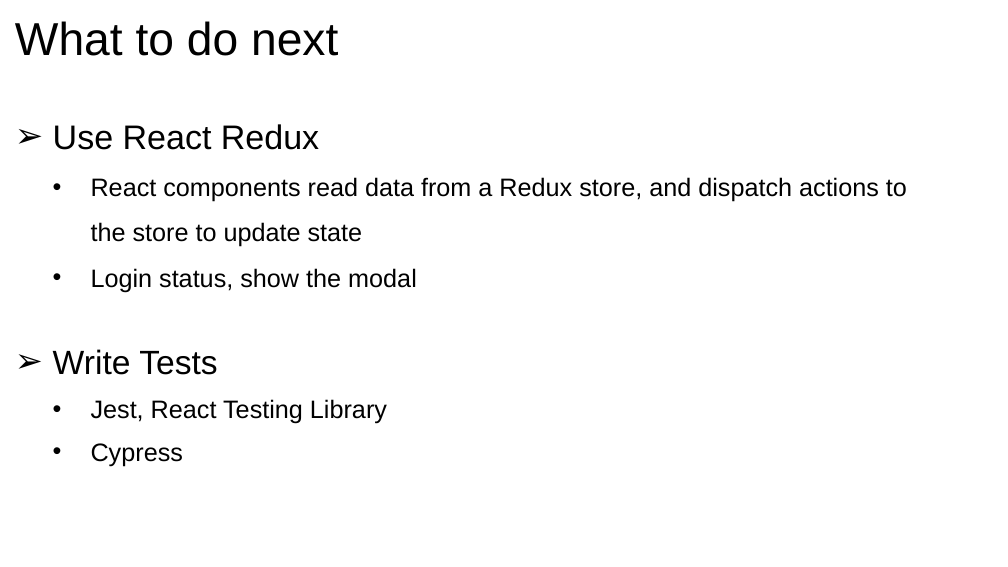
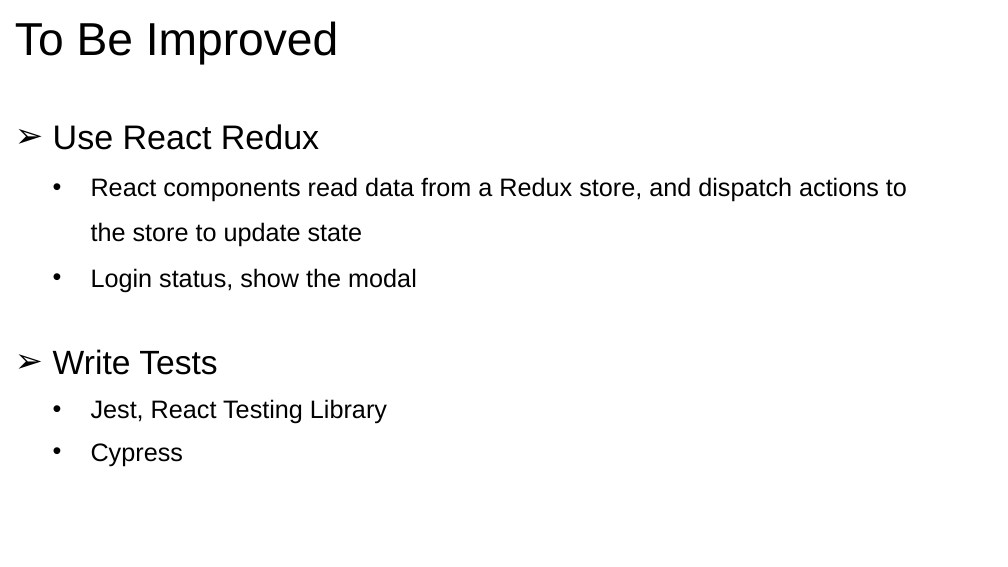
Before and after one commit to xiangyuliu-crs/QRCode, a slide deck: slide 14 of docs/QRCode.pptx (slide 7 before the commit). Drawn at 1008x567 pixels with LibreOffice and Linux fonts; fonts in the diff are those of the drawing. Boxes give left, top, right and bottom in pixels: in the first picture for what was removed or moved away, otherwise in the second. Text is boxed around its words. In the diff, an @@ line names an element or a change of style, - is before the commit and + after.

```diff
--- a/docs/QRCode.pptx
+++ b/docs/QRCode.pptx
@@ title at <box>15,21,338,65</box>: text changed @@
-What to do next
+To Be Improved
```
Also in this commit, not shown: 3 other slides changed, 10 slides added.
